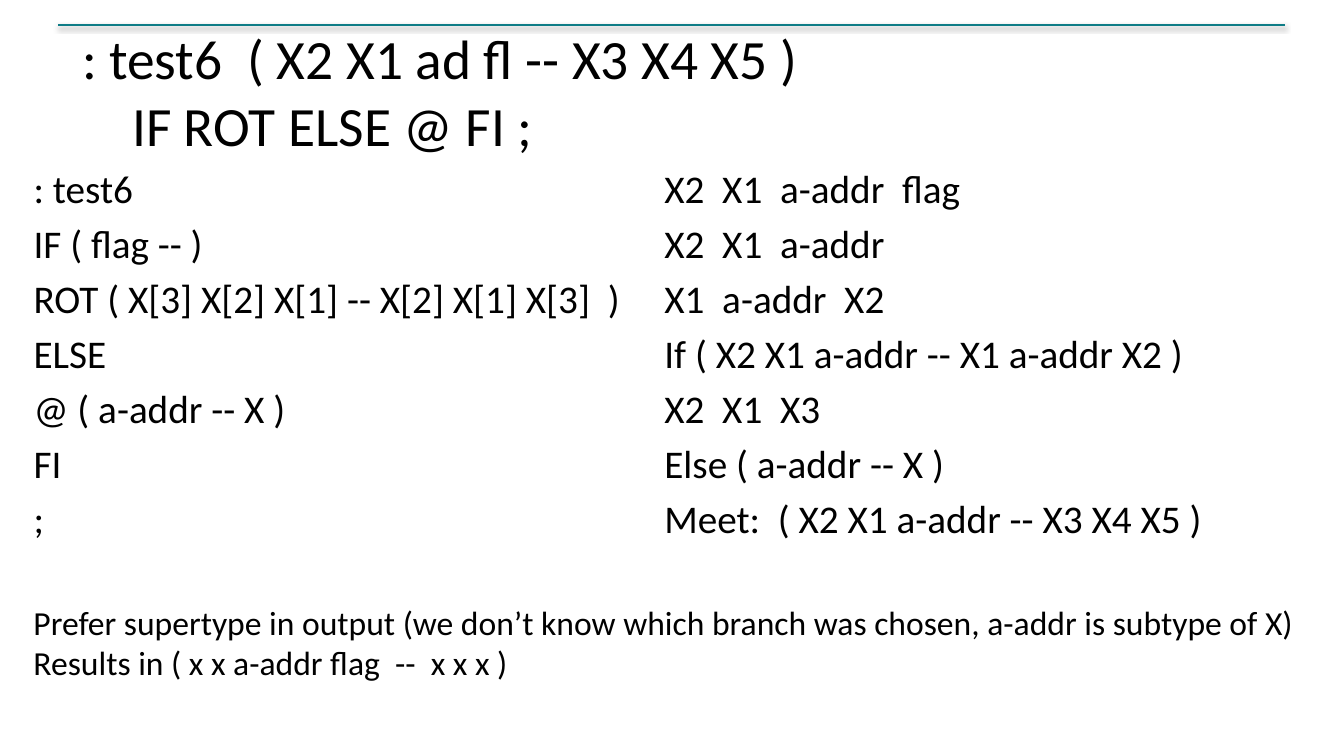
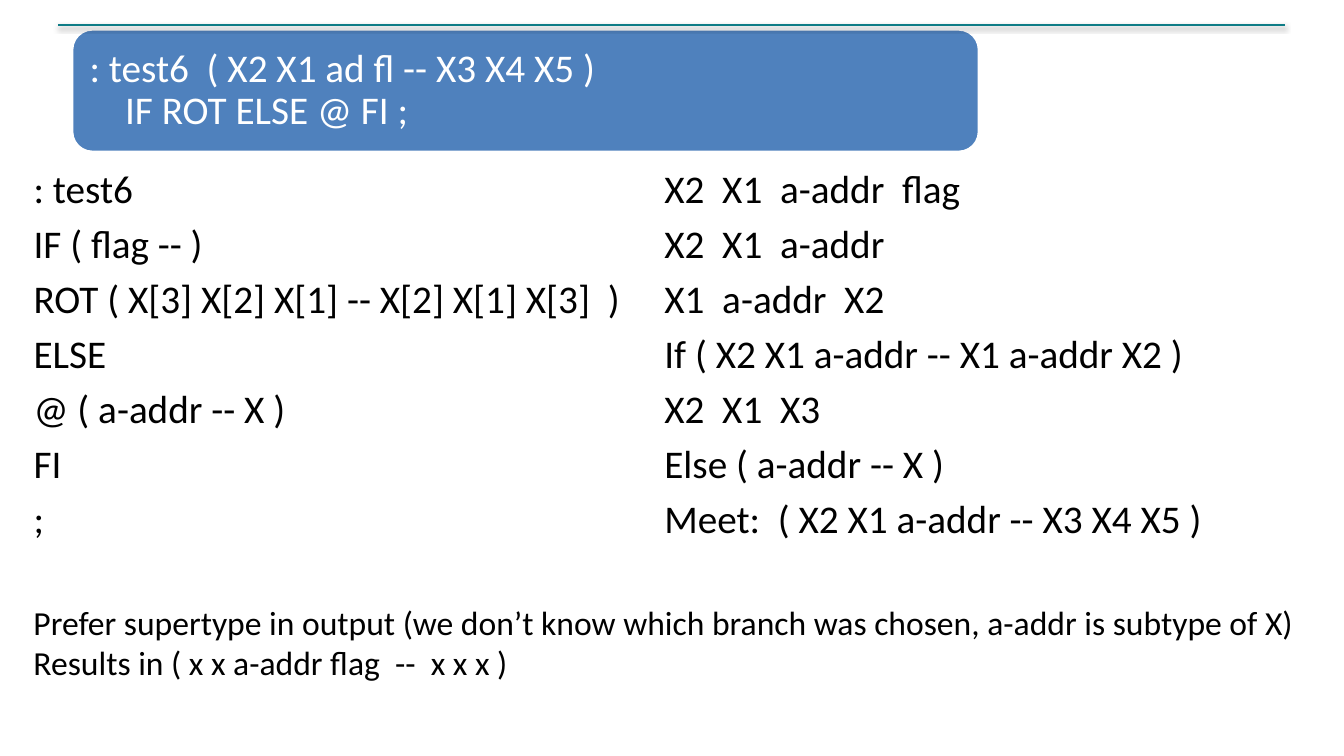
Before and after one commit to jpoial/evaluator, a slide deck: slide 18 of Configurable_Static_Type_Checking_EuroForth.pptx (slide 20 before the commit). Drawn at 1344x756 pixels with LibreOffice and Linux fonts; fonts in the diff are those of the drawing. Boxes give left, top, right and bottom in pixels: in the first picture for what was removed or moved away, otherwise in the second. Text is boxed around its words. In the diff, an @@ line names an element or a change of style, - is before the commit and + after.

```diff
--- a/Configurable_Static_Type_Checking_EuroForth.pptx
+++ b/Configurable_Static_Type_Checking_EuroForth.pptx
@@ rounded rectangle added at [72,29,979,152], fill #4F81BD, outline #FFFFFF 2 pt @@
@@ text ": test6 ( X2 X1 ...": place and size @@
-text ": test6 ( X2 X1 ..." at [109,40,768,147]
+text ": test6 ( X2 X1 ..." at [109,55,574,125]
@@ text ": test6 ( X2 X1 ..." at [109,55,574,125]: size 39.6 to 28 pt, text colour #000000 to #FFFFFF; line spacing 1 to 0.9; more space between paragraphs @@
```
Also in this commit, not shown: 11 other slides changed, 1 slide added, 2 slides removed, 1 other file.
